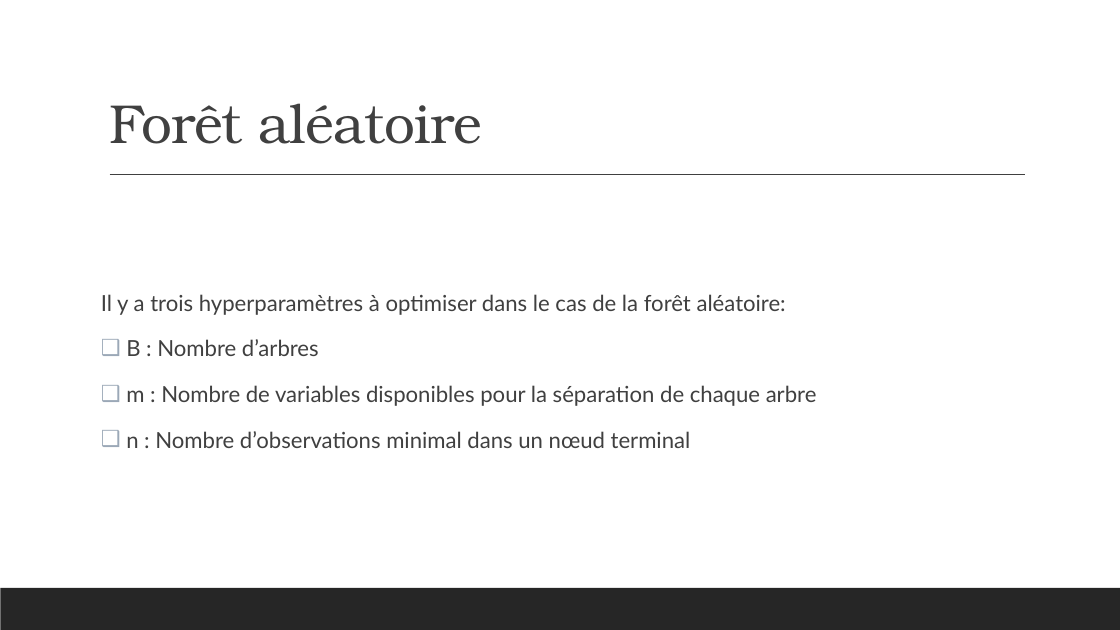
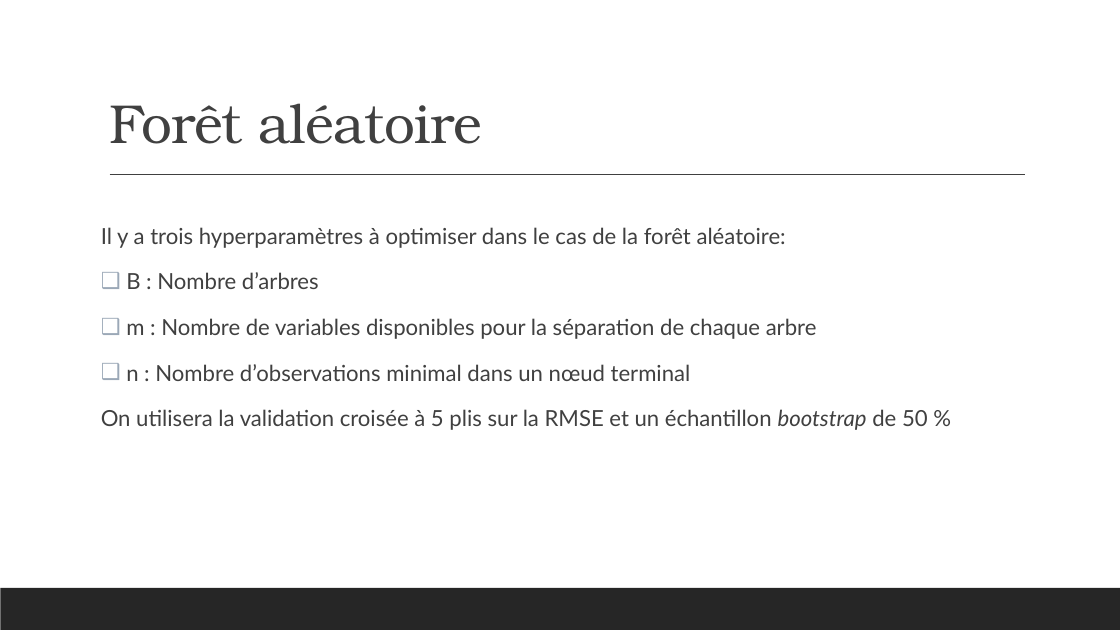
Before and after one commit to Dan-UL/PasDePlaziat, a slide deck: slide 16 of Final/Presentation_Equipe9.pptx. Drawn at 1120x630 pixels with LibreOffice and Linux fonts; fonts in the diff are those of the drawing. Boxes give left, top, right and bottom in pixels: in the first picture for what was removed or moved away, otherwise in the second. Text is boxed around its words. In the diff, an @@ line names an element or a change of style, - is before the commit and + after.

```diff
--- a/Final/Presentation_Equipe9.pptx
+++ b/Final/Presentation_Equipe9.pptx
@@ text "Il y a trois hyperparamètres ...": place and size @@
-text "Il y a trois hyperparamètres ..." at [101, 294, 817, 448]
+text "Il y a trois hyperparamètres ..." at [101, 227, 928, 430]
@@ text at [101, 409, 928, 430]: paragraph added @@
+On utilisera la validation croisée à 5 plis sur la RMSE et un échantillon bootstrap de 50 %
```
Also in this commit, not shown: 3 slides added, 2 other files.
